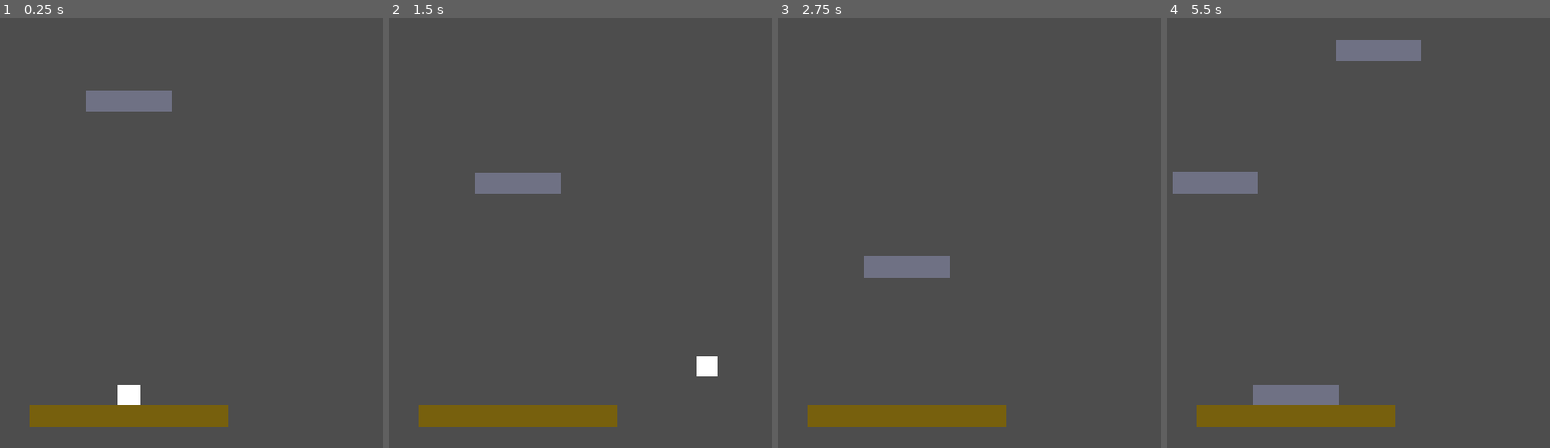
Above: before the commit, frames 1-4 (left to right).
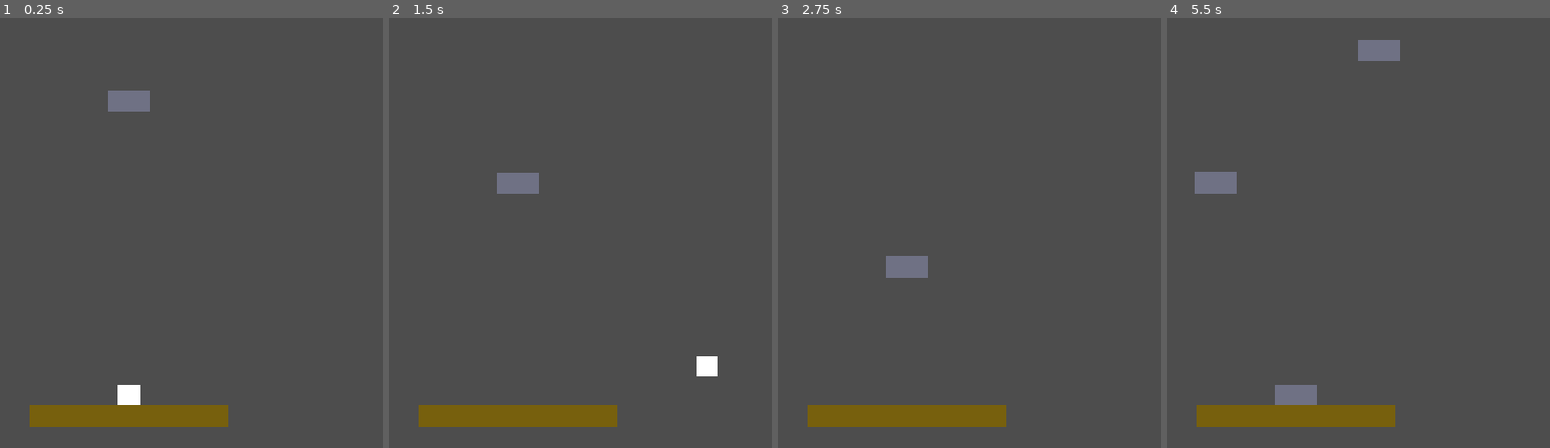
Above: after the commit, the same moments.

Repository: NxtCreator/heap
Game: Godot game, scene res://scenes/main.tscn
Two runs of this game, one before a commit and one after it. Both use one fixed random seed, a clock stepped at 60 frames per second and the inputs below.
Inputs (mouse positions are in pixels of both pictures, inside the frame that each line leads up to):
- Up to frame 1 (0.25 s): no input
- Up to frame 2 (1.5 s): tap Enter at 0.5 s; move the mouse to (687, 211) at 0.52 s; hold Right (move_right) from 0.53 s (still down); tap Alt at 0.6 s; click (687, 211) at 0.67 s; tap Up (move_up) at 0.77 s; move the mouse to (outside the picture) at 1.27 s; tap Shift at 1.35 s
- Up to frame 3 (2.75 s): tap Up (move_up) at 1.52 s; move the mouse to (984, 138) at 2.02 s; release Right (move_right) at 2.03 s; hold Left (move_left) from 2.03 s (still down); tap Alt at 2.1 s
- Up to frame 4 (5.5 s): move the mouse to (1258, 319) at 2.77 s; release Left (move_left) at 2.78 s; hold Right (move_right) 2.78-4.28 s; tap Shift at 2.85, 4.35 s; click (1258, 319) at 2.92 s; tap Up (move_up) at 3.02, 3.77, 4.52 s; move the mouse to (1527, 297) at 3.52 s; tap Alt at 3.6, 5.1 s; move the mouse to (outside the picture) at 4.27 s; hold Left (move_left) 4.28-5.03 s; move the mouse to (1335, 233) at 5.02 s; hold Right (move_right) from 5.03 s (still down); click (1335, 233) at 5.17 s

The runs differ from the first frame. In frame 1, 0.6% of the frame differs, in the area x 22-45%, y 16-22%; in frame 2, 0.6%; in frame 3, 0.6%; in frame 4, 1.7%, in the area x 1-67%, y 5-90%.

Commit message:
Resize platform polygon inside set_width() so visuals match collision

Diff:
--- a/scripts/platform.gd
+++ b/scripts/platform.gd
@@ -6,6 +6,13 @@
 func set_width(w):
 	$CollisionShape2D.shape.size = Vector2(w, 32)
 	$Hurtbox/CollisionShape2D.shape.size = Vector2(w, 32)
+	var half = w / 2.0
+	$Polygon2D.polygon = PackedVector2Array([
+		Vector2(-half, -16),
+		Vector2(half, -16),
+		Vector2(half, 16),
+		Vector2(-half, 16)
+	])
 
 func _ready() -> void:
 	$Polygon2D.color = Palette.MID
